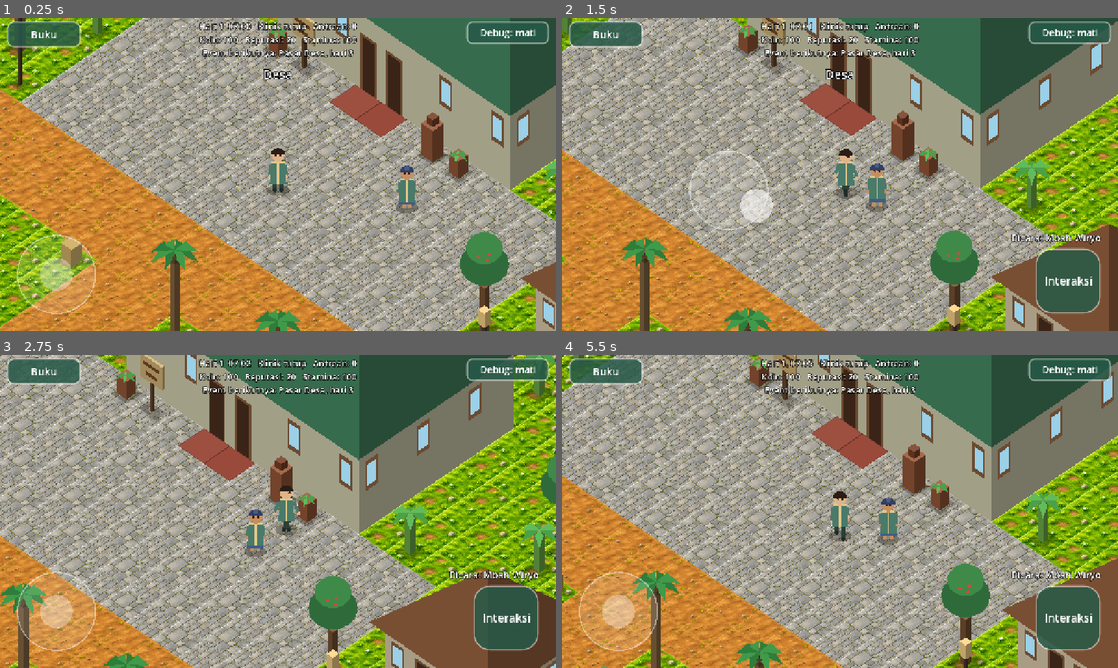
Above: before the commit, frames 1-4 (two rows, left to right).
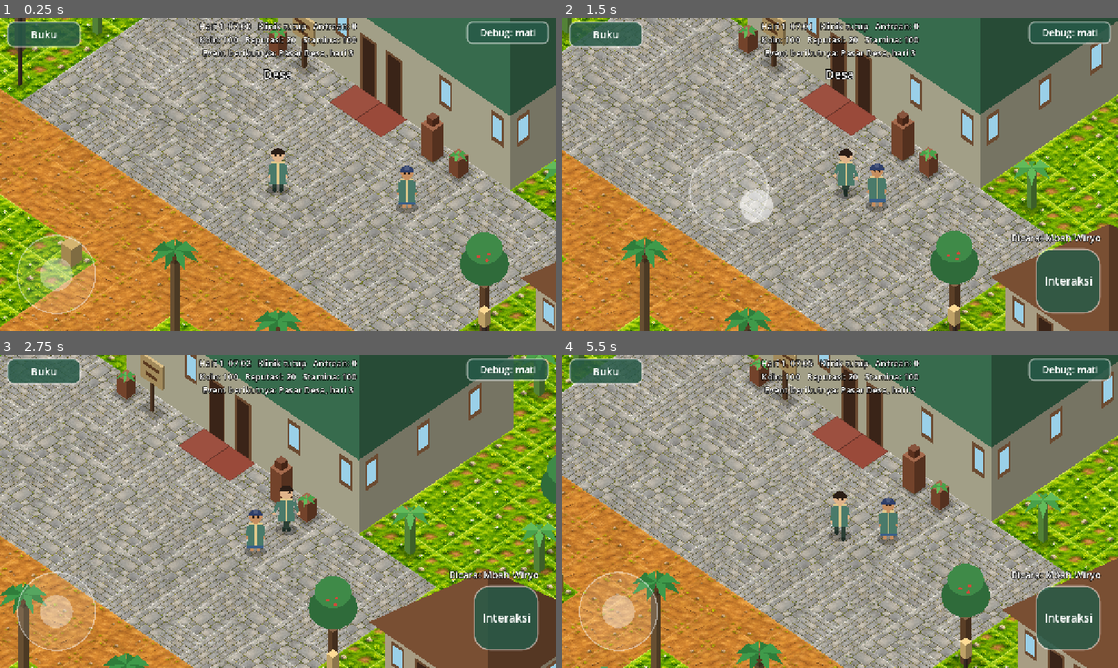
Above: after the commit, the same moments.

Repository: hadydaw/tabib-tradisional
Game: Godot game, scene res://scenes/world/game_world.tscn
Same seed, same stepped clock (60 frames per second), same inputs: the game is played once before the commit and once after it.
Inputs (mouse positions are in pixels of both pictures, inside the frame that each line leads up to):
- Up to frame 1 (0.25 s): no input
- Up to frame 2 (1.5 s): tap Enter (ui_accept) at 0.5, 0.77 s; move the mouse to (962, 158) at 0.52 s; hold Right (ui_right) 0.53-1.25 s; click (962, 158) at 0.67 s; drag from (728, 190) to (812, 237) at 1.27 s
- Up to frame 3 (2.75 s): move the mouse to (333, 442) at 2.02 s; hold Right (ui_right) from 2.03 s (still down)
- Up to frame 4 (5.5 s): release Right (ui_right) at 2.75 s; drag from (812, 574) to (673, 464) at 2.77 s; move the mouse to (1006, 558) at 3.52 s; hold Left (ui_left) 3.53-4.25 s; tap Enter (ui_accept) at 3.77 s; drag from (673, 464) to (756, 433) at 4.27 s; move the mouse to (867, 511) at 5.02 s; hold Down (ui_down) from 5.03 s (still down); click (867, 511) at 5.17 s

The runs differ from the first frame. In frame 1, 26% of the frame differs, in the area x 0-100%, y 0-100%; in frame 2, 24%; in frame 3, 23%; in frame 4, 24%.

Commit message:
Rumput: varian, cermin, dan variasi warna per sel (hash baru) agar tidak berpola kisi
Co-Authored-By: Claude Haiku 5.5 <noreply@anthropic.com>
Claude-Session: https://claude.ai/code/session_011EntzYKGwFU1FX7pvc1uqi

Diff:
--- a/game/features/world/iso_map_meshes.gd
+++ b/game/features/world/iso_map_meshes.gd
@@ -69,12 +69,16 @@
 				mn = mn.min(p)
 				mx = mx.max(p)
 			var size: Vector2 = mx - mn
+			var cell := Vector2i(x, y)
+			var flip: bool = TileKinds.cell_flip(cell)
+			var t: float = TileKinds.cell_tint(cell)
 			for idx: int in [0, 1, 2, 0, 2, 3]:
 				verts.append(q[idx])
-				# UV per sel: x 0-1, y dipotong ke permukaan atas (TOP_FACE_V) agar pita tepi gelap tidak tampil.
+				# UV per sel: y dipotong ke permukaan atas (TOP_FACE_V); x dicerminkan bila flip.
 				var uv: Vector2 = (q[idx] - mn) / size
-				uvs.append(Vector2(uv.x, uv.y * TOP_FACE_V))
-				cols.append(Color(1, 1, 1, 1))
+				var ux: float = 1.0 - uv.x if flip else uv.x
+				uvs.append(Vector2(ux, uv.y * TOP_FACE_V))
+				cols.append(Color(t, t, t, 1))
 	if verts.is_empty():
 		return null
 	var arrays: Array = []
--- a/game/features/world/tile_kinds.gd
+++ b/game/features/world/tile_kinds.gd
@@ -40,12 +40,28 @@
 		_: return GRASS
 
 
-## Indeks varian (0..count-1) untuk satu sel; deterministik dari posisi sel.
+## Hash deterministik per sel: dasar untuk varian, cermin, dan variasi warna (tidak berpola kisi).
+static func cell_hash(c: Vector2i) -> int:
+	var h: int = c.x * 374761393 + c.y * 668265263
+	h = (h ^ (h >> 13)) * 1274126177
+	return (h ^ (h >> 16)) & 0x7fffffff
+
+
+## Indeks varian (0..count-1) untuk satu sel.
 static func variant_index(c: Vector2i, count: int) -> int:
 	if count <= 1:
 		return 0
-	var h: int = (c.x * 73856093) ^ (c.y * 19349663)
-	return absi(h) % count
+	return cell_hash(c) % count
+
+
+## Cermin horizontal per sel (0 atau 1): memecah pengulangan pola antar-sel.
+static func cell_flip(c: Vector2i) -> bool:
+	return ((cell_hash(c) >> 8) & 1) == 1
+
+
+## Pengali warna halus per sel (sekitar 0.96..1.04).
+static func cell_tint(c: Vector2i) -> float:
+	return 0.96 + float((cell_hash(c) >> 12) & 15) / 15.0 * 0.08
 
 
 static func is_walkable(kind: int) -> bool:
